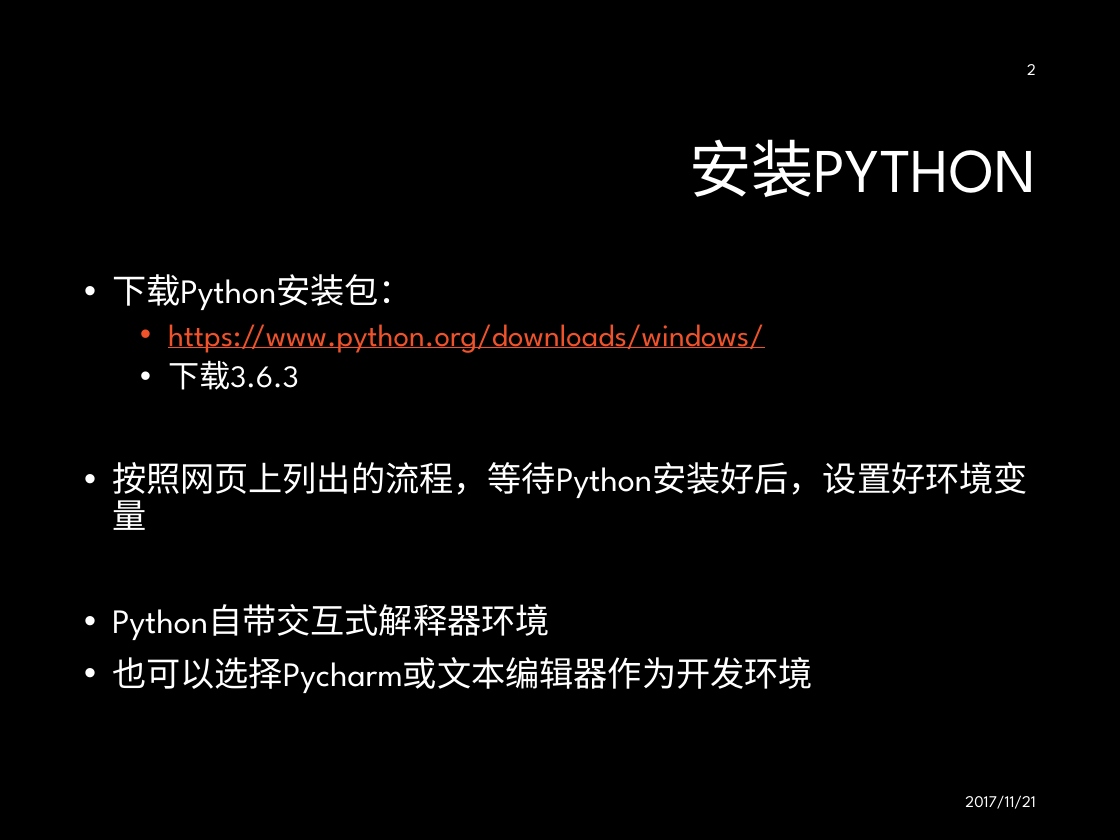
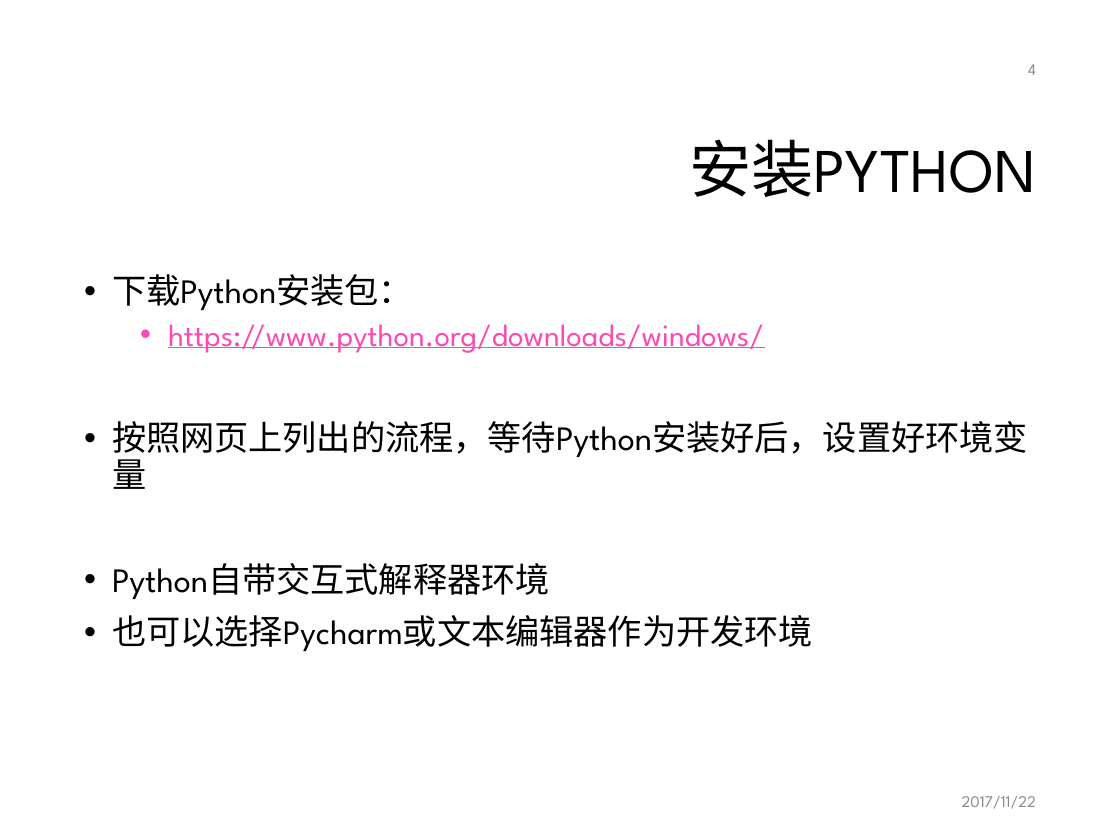
Before and after one commit to mcai/PythonTraining, a slide deck: slide 4 of intro_python_programming.pptx (slide 2 before the commit). Drawn at 1120x840 pixels with LibreOffice and Linux fonts; fonts in the diff are those of the drawing; background and template pictures are left out. Boxes give left, top, right and bottom in pixels: in the first picture for what was removed or moved away, otherwise in the second. Text is boxed around its words. In the diff, an @@ line names an element or a change of style, - is before the commit and + after.

```diff
--- a/intro_python_programming.pptx
+++ b/intro_python_programming.pptx
@@ background #000000 to #FFFFFF @@
@@ page number at <box>1028,64,1036,75</box>: text changed; text colour #FFFFFF to #8C8C8C @@
-2
+4
@@ title "安装PYTHON" at <box>689,139,1036,197</box>: text colour #FFFFFF to #000000 @@
@@ text "下载Python安装包：" at <box>112,274,1028,651</box>: text colour #FFFFFF to #000000 in "下载Python安装包：", "按照网页上列出的流程，等待Python安装好后，设置好环境变量", "Python自带交互式解释器环境", "也可以选择Pycharm或文本编辑器作为开发环境"; text colour #F0532B to #FB4AB6 in "https://www.python.org/downloads/windows/" @@
@@ text at <box>168,360,299,390</box>: paragraph removed @@
-  • 下载3.6.3
@@ text at <box>962,796,1036,809</box>: text changed; text colour #FFFFFF to #8C8C8C @@
-2017/11/21
+2017/11/22
```
Also in this commit, not shown: 1 other slide changed, 24 slides added.
